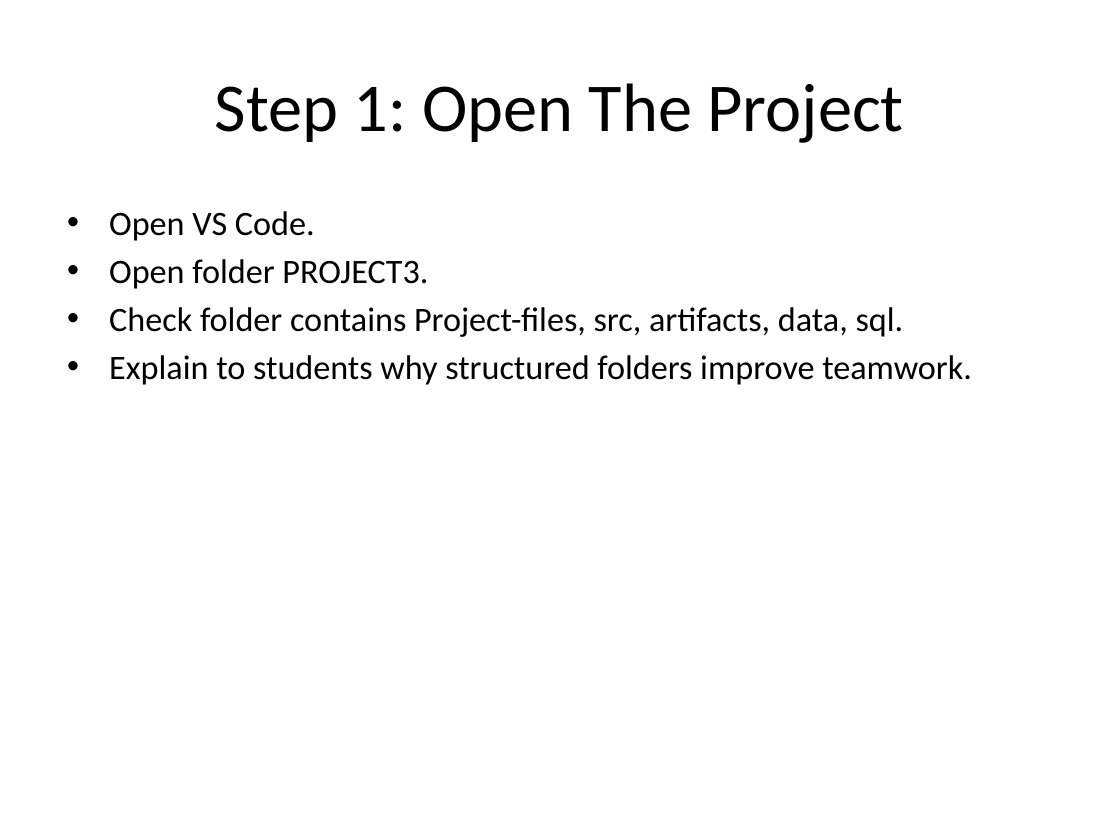
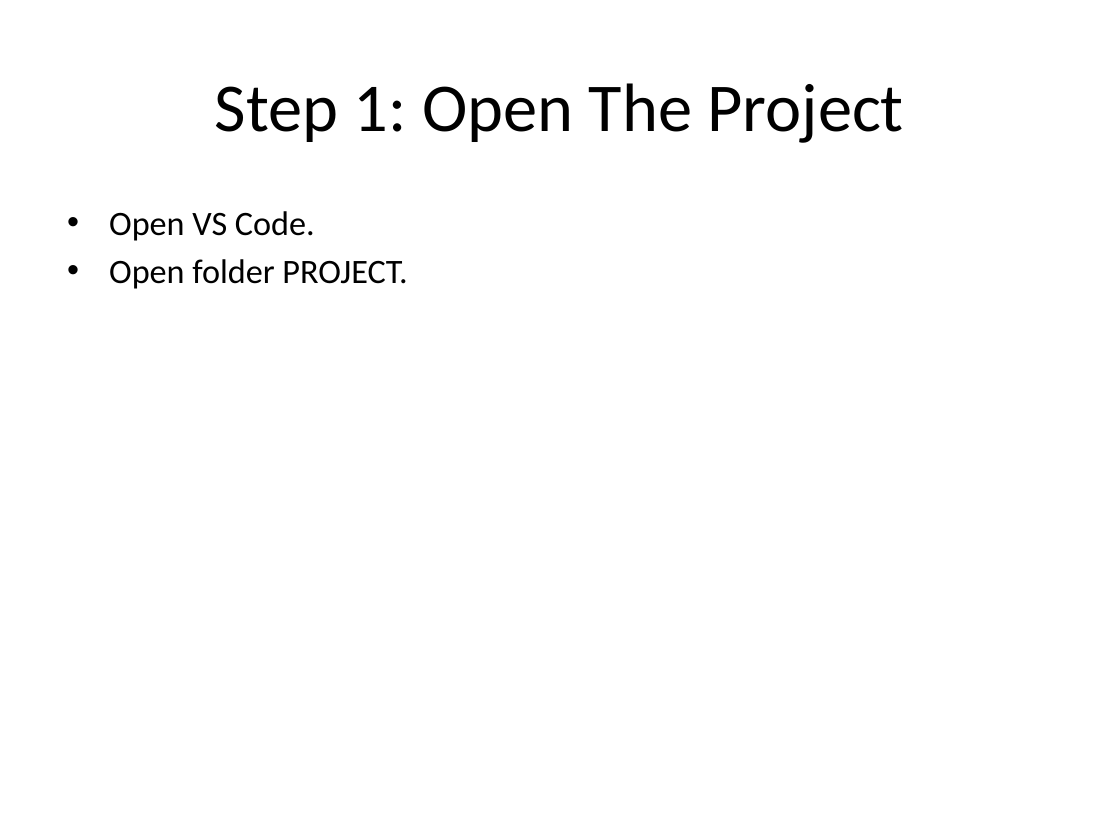
Before and after one commit to Meenakshipro/My-Projects, a slide deck: slide 9 of Project 3/docs/Rapido_Student_Teaching_Deck.pptx (slide 12 before the commit). Drawn at 1120x840 pixels with LibreOffice and Linux fonts; fonts in the diff are those of the drawing. Boxes give left, top, right and bottom in pixels: in the first picture for what was removed or moved away, otherwise in the second. Text is boxed around its words. In the diff, an @@ line names an element or a change of style, - is before the commit and + after.

Commit message:
Update Project 3 pipeline and documentation

```diff
--- a/Project 3/docs/Rapido_Student_Teaching_Deck.pptx
+++ b/Project 3/docs/Rapido_Student_Teaching_Deck.pptx
@@ text at [109,259,407,289]: text changed @@
-• Open folder PROJECT3.
-• Check folder contains Project-files, src, artifacts, data, sql.
-• Explain to students why structured folders improve teamwork.
+• Open folder PROJECT.
```
Also in this commit, not shown: 12 other slides changed, 1 slide added, 11 slides removed, 4 other files.
